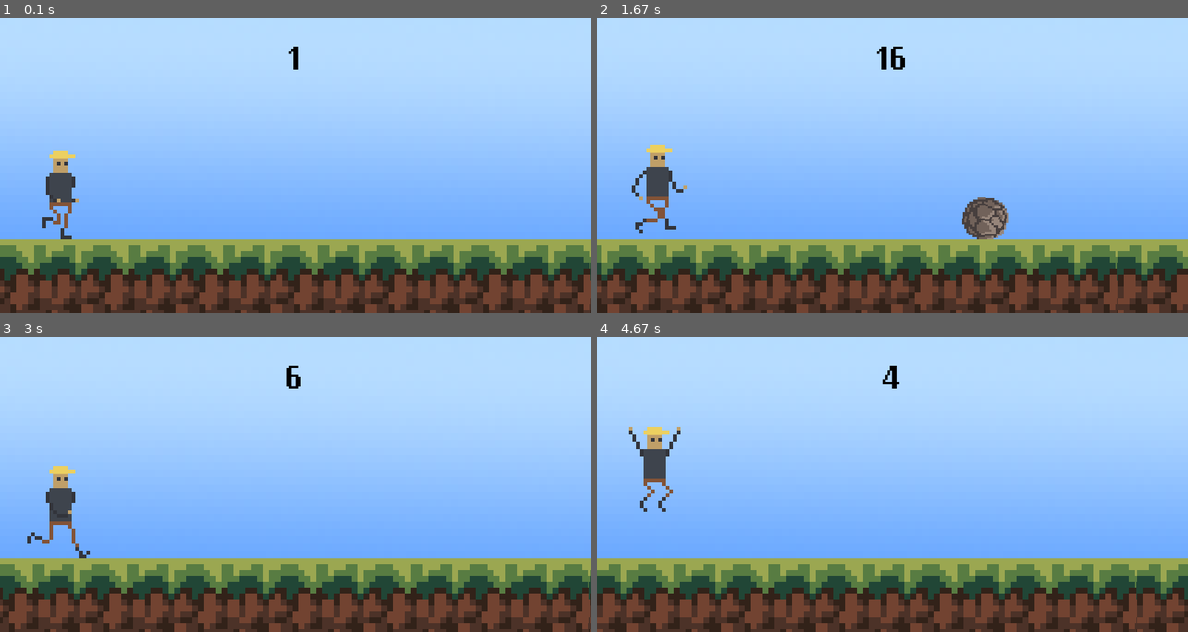
Above: before the commit, frames 1-4 (two rows, left to right).
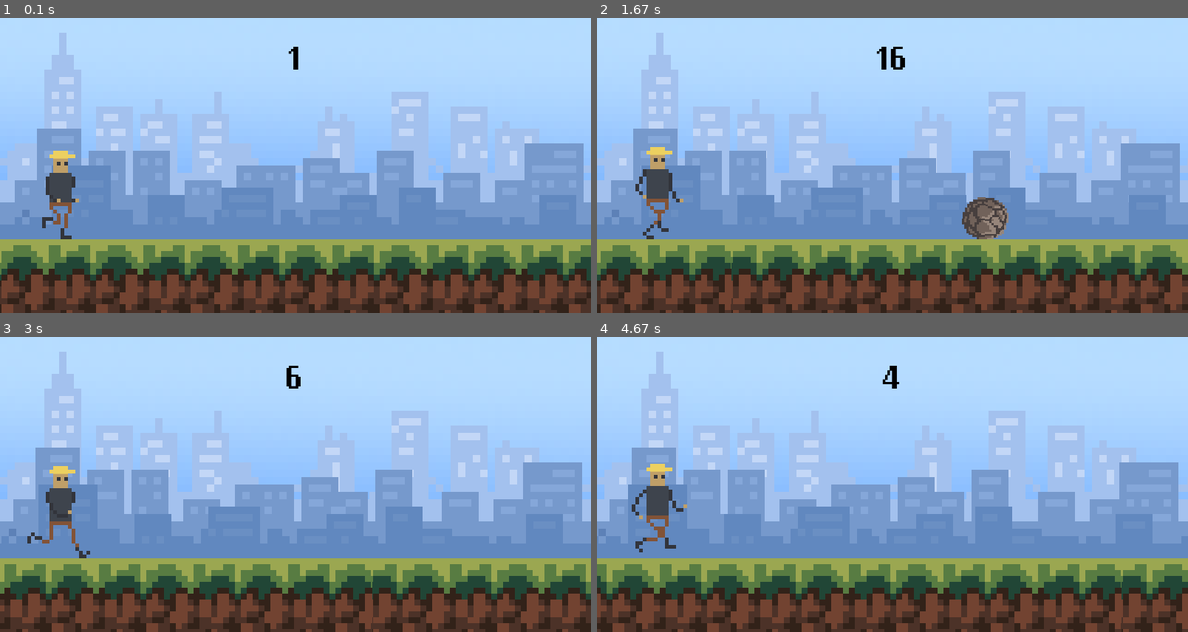
Above: after the commit, the same moments.

Repository: Dan-96/Pygame-Runner
Game: pygame game, started from main.py
Same seed, same stepped clock (60 frames per second), same inputs: the game is played once before the commit and once after it.
Inputs:
- Up to frame 1 (0.1 s): no input
- Up to frame 2 (1.67 s): tap Space at 0.33 s
- Up to frame 3 (3 s): tap Space at 1.67, 2.07, 2.37, 2.57 s
- Up to frame 4 (4.67 s): tap Space at 3.4, 3.7, 3.97, 4.3, 4.6 s

The runs differ from the first frame. In frame 1, 44% of the frame differs, in the area x 0-100%, y 5-100%; in frame 2, 40%; in frame 3, 40%; in frame 4, 45%.

Commit message:
Parallax background scrolling and code cleanup.
Added parallax scrolling of a few background images and made code a bit more readable by making a background scrolling function.

Diff:
--- a/main.py
+++ b/main.py
@@ -31,12 +31,14 @@
 
         self.image = pygame.image.load('Graphics/Player_run_1.png').convert_alpha()
         self.rect = self.image.get_rect(midbottom = (80, 300))
+        self.rect.width = self.image.get_width() // 2
         self.gravity = 0
 
     def player_input(self):
         keys = pygame.key.get_pressed()
         if keys[pygame.K_SPACE] and self.rect.bottom >= 300:
-            self.gravity = -15
+            if display_score() > 10:
+                self.gravity = -15
 
     def apply_gravity(self):
         self.gravity += 1
@@ -107,6 +109,18 @@
     else:
         return True
 
+def scroll_background(bg_x, bg_x2, surface, height, img_width, scroll_speed):
+    bg_x -= speed / scroll_speed
+    bg_x2 -= speed / scroll_speed
+    if bg_x < -img_width:
+        bg_x = bg_x2 + img_width
+    if bg_x2 < -img_width:
+        bg_x2 = bg_x + img_width
+    screen.blit(surface, (bg_x, height))
+    screen.blit(surface, (bg_x2, height))
+    return bg_x, bg_x2
+
+
 pygame.init()
 screen = pygame.display.set_mode((800, 400))
 pygame.display.set_caption('Runner')
@@ -123,11 +137,26 @@
 
 # Background and ground
 background_surf = pygame.transform.scale((pygame.image.load('Graphics/Background.png').convert()), (800, 400))
+
 ground_surf = pygame.image.load('Graphics/Ground.png').convert()
-ground_rect = ground_surf.get_rect(top = 300)
 ground_img_width = ground_surf.get_width()
 ground_x1 = 0
 ground_x2 = ground_img_width
+
+city_surf = pygame.transform.scale((pygame.image.load('Graphics/City_background_1.png').convert_alpha()), (800, 400))
+city_img_width = city_surf.get_width()
+city_x1 = 0
+city_x2 = city_img_width
+
+city2_surf = pygame.transform.scale((pygame.image.load('Graphics/City_background_2.png').convert_alpha()), (800, 400))
+city2_img_width = city2_surf.get_width()
+city2_x1 = 0
+city2_x2 = city2_img_width
+
+city3_surf = pygame.transform.scale((pygame.image.load('Graphics/City_background_3.png').convert_alpha()), (800, 400))
+city3_img_width = city3_surf.get_width()
+city3_x1 = 0
+city3_x2 = city3_img_width
 
 # Boulder obstacle
 boulder_frame_1 = pygame.image.load('Graphics/Enemy_boulder_1.png').convert_alpha()
@@ -191,17 +220,11 @@
     if game_active:
         # Background
         screen.blit(background_surf, (0, 0))
-        ground_x1 -= speed
-        ground_x2 -= speed
-        if ground_x1 < -ground_img_width:
-            ground_x1 = ground_x2 + ground_img_width
-        if ground_x2 < -ground_img_width:
-            ground_x2 = ground_x1 + ground_img_width
-        screen.blit(ground_surf, (ground_x1, 300))
-        screen.blit(ground_surf, (ground_x2, 300))
+        city3_x1, city3_x2 = scroll_background(city3_x1, city3_x2, city3_surf, 0, city3_img_width, 3000)
+        city2_x1, city2_x2 = scroll_background(city2_x1, city2_x2, city2_surf, 0, city2_img_width, 800)
+        city_x1, city_x2 = scroll_background(city_x1, city_x2, city_surf, 0, city_img_width, 100)
+        ground_x1, ground_x2 = scroll_background(ground_x1, ground_x2, ground_surf, 300, ground_img_width, 1.5)
         score = display_score()
-        print(ground_x1)
-        print(ground_x2)
 
         # Player
         player_group.update()
@@ -213,7 +236,6 @@
 
     else:
         speed = 10
-        player_gravity = 0
         score_surf2 = font.render('PRESS SPACE BAR TO RESTART', False, 'white')
         score_rect2 = score_surf2.get_rect(center=(400, 200))
         score_message = font.render(f'score: {score}', False, 'white')
Binary file added: Graphics/City_background_1.png
Binary file added: Graphics/City_background_2.png
Binary file added: Graphics/City_background_3.png
